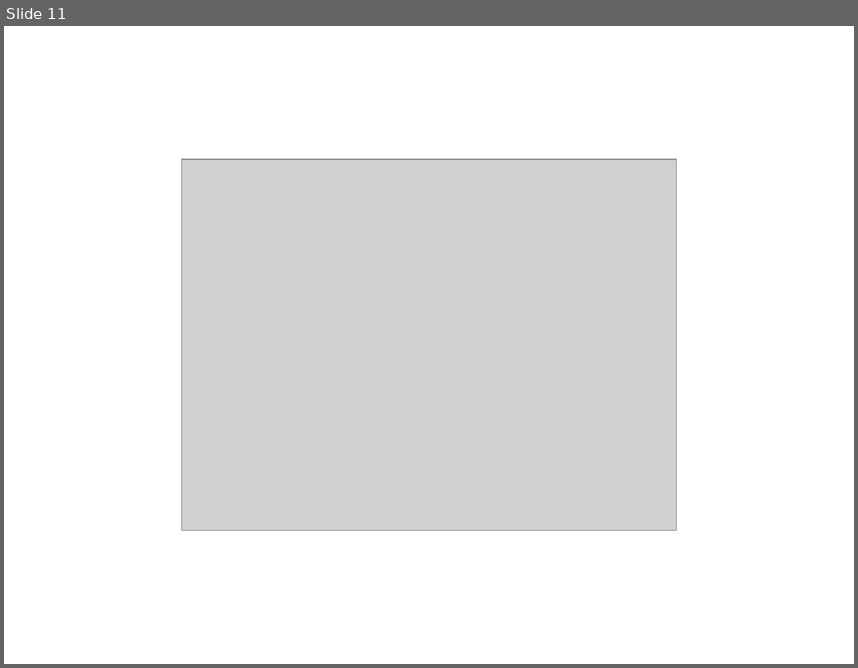
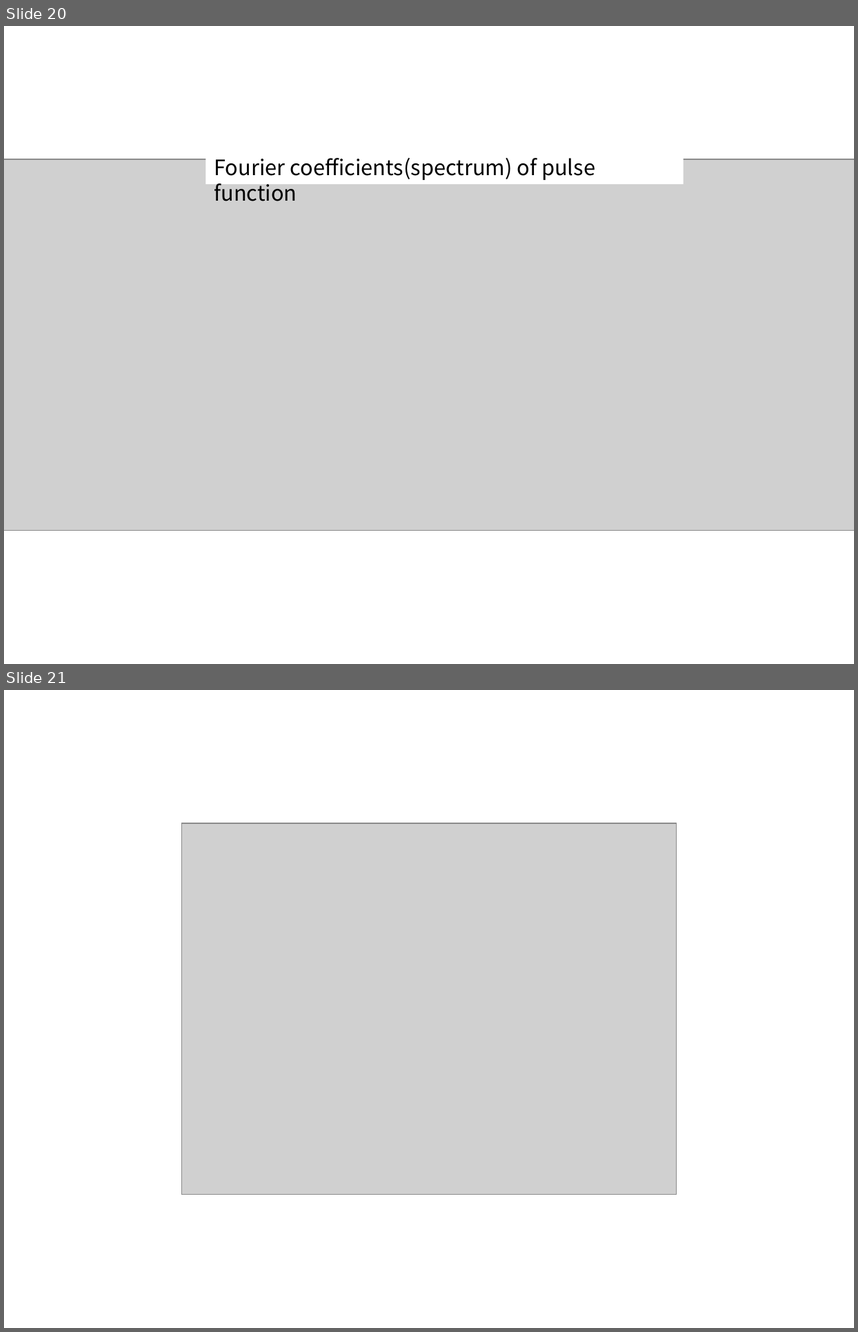
Before and after one commit to answeredbyablemind/answeredbyablemind.github.io, a slide deck: pics/2019-06-23-Fourier_Series/pics.pptx. Shown one above the other, each under a label of ours: slide 11 before the commit, slides 20 and 21 after it. The pictures are 858x668 and 858x1332 pixels, drawn with LibreOffice and Linux fonts; fonts in the diff are those of the drawing; grey boxes stand for pictures. Boxes give left, top, right and bottom in pixels: in the first picture for what was removed or moved away, otherwise in the second. Text is boxed around its words. In the diff, an @@ line names an element or a change of style, - is before the commit and + after.

```diff
--- a/pics/2019-06-23-Fourier_Series/pics.pptx
+++ b/pics/2019-06-23-Fourier_Series/pics.pptx
@@ slide 20 added at (4, 26, 854, 664), background #FFFFFF @@
@@ picture added at (4, 159, 854, 530) @@
@@ rectangle added at (205, 150, 683, 184), fill #FFFFFF, 18 pt, text #000000 @@
+Fourier coefficients(spectrum) of pulse function
@@ what was slide 11 is now slide 21 @@
```
Also in this commit, not shown: 2 slides changed, 10 other slides added, 10 other files.
